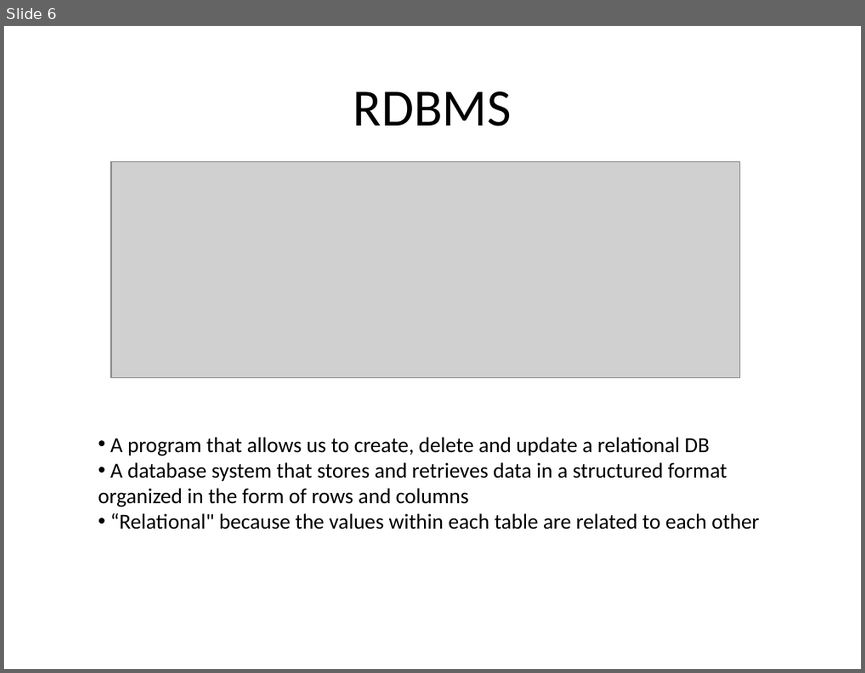
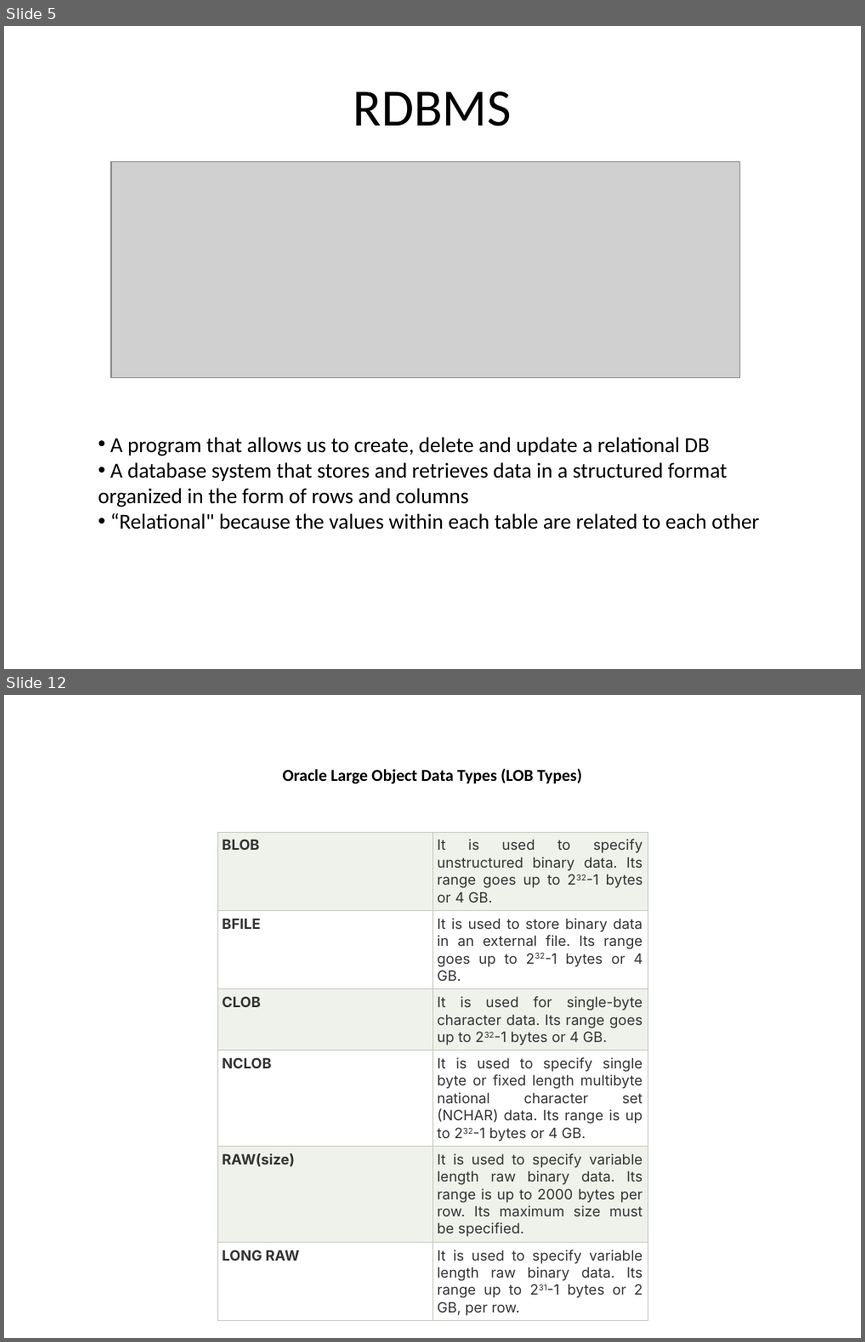
Before and after one commit to goudp4959/Oracle, a slide deck: SQL-latest (1) (4).pptx. Shown one above the other, each under a label of ours: slide 6 before the commit, slides 5 and 12 after it; the slides between them are not shown. The pictures are 865x673 and 865x1342 pixels, drawn with LibreOffice and Linux fonts; fonts in the diff are those of the drawing; grey boxes stand for pictures. Boxes give left, top, right and bottom in pixels: in the first picture for what was removed or moved away, otherwise in the second. Text is boxed around its words. In the diff, an @@ line names an element or a change of style, - is before the commit and + after.

```diff
--- a/SQL-latest (1) (4).pptx
+++ b/SQL-latest (1) (4).pptx
@@ slide 12 added at <box>4,695,861,1338</box>, background #FFFFFF @@
@@ title added at <box>283,768,582,784</box>, 14 pt, text #000000, bold @@
+Oracle Large Object Data Types (LOB Types)
@@ table added at <box>217,832,647,1319</box>, 6 rows, 2 columns @@
+BLOB | It is used to specify unstructured binary data. Its range goes up to 232-1 bytes or 4 GB.
+BFILE | It is used to store binary data in an external file. Its range goes up to 232-1 bytes or 4 GB.
+CLOB | It is used for single-byte character data. Its range goes up to 232-1 bytes or 4 GB.
+NCLOB | It is used to specify single byte or fixed length multibyte national character set (NCHAR) data. Its range is up to 232-1 bytes or 4 GB.
+RAW(size) | It is used to specify variable length raw binary data. Its range is up to 2000 bytes per row. Its maximum size must be specified.
+LONG RAW | It is used to specify variable length raw binary data. Its range up to 231-1 bytes or 2 GB, per row.
@@ what was slide 6 is now slide 5 @@
```
Also in this commit, not shown: 4 slides changed, 15 other slides added, 1 slide removed.
